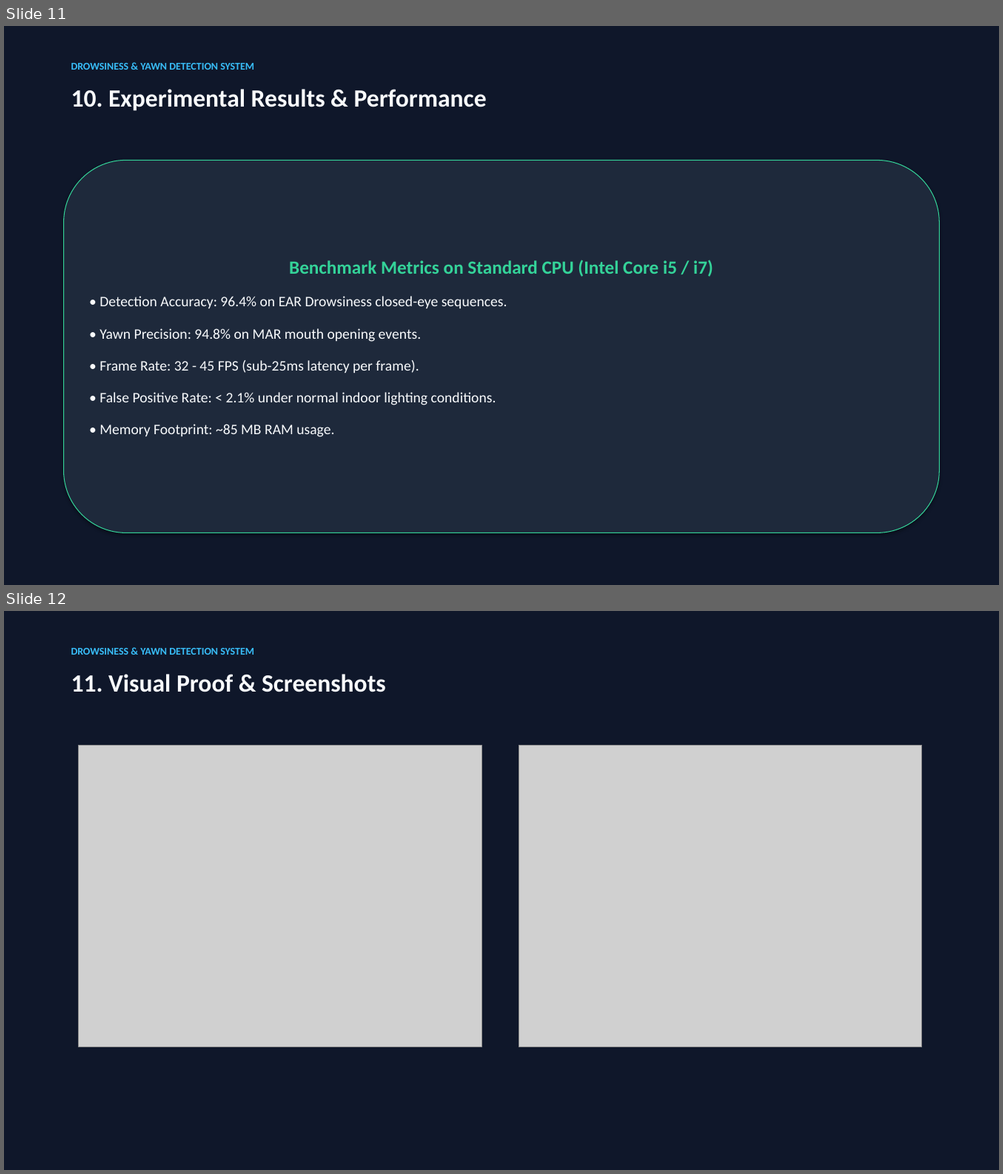
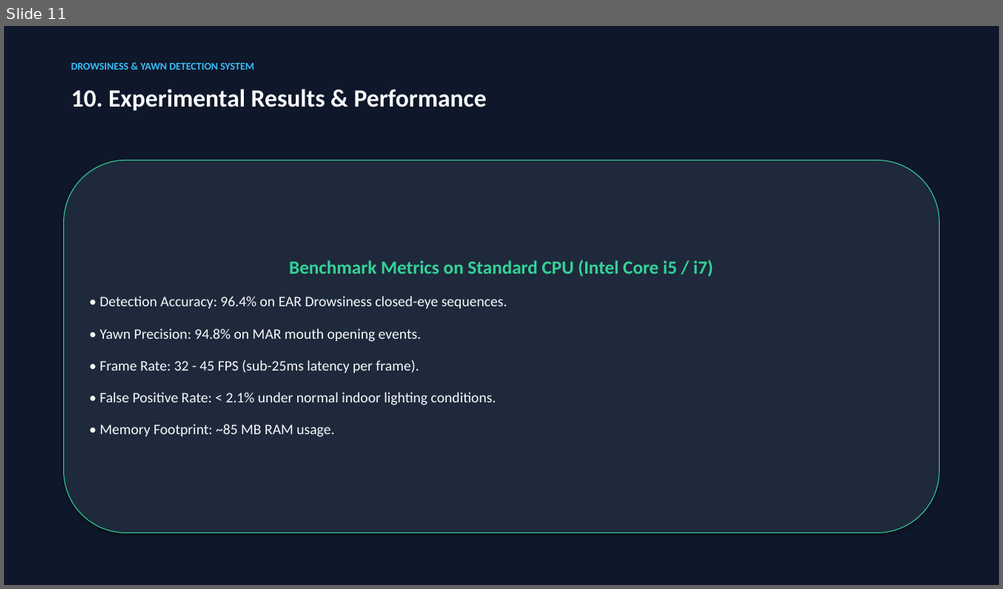
Before and after one commit to shreenidhiumashankar/Drowsiness-Detection, a slide deck: presentation/Drowsiness_Detection_Presentation.pptx. Shown one above the other, each under a label of ours: slides 11 and 12 before the commit, slide 11 after it. The pictures are 1003x1174 and 1003x589 pixels, drawn with LibreOffice and Linux fonts; fonts in the diff are those of the drawing; grey boxes stand for pictures. Boxes give left, top, right and bottom in pixels: in the first picture for what was removed or moved away, otherwise in the second. Text is boxed around its words. In the diff, an @@ line names an element or a change of style, - is before the commit and + after.

Commit message:
docs: replace slide 12 in presentation deck with clean Privacy Architecture slide

```diff
--- a/presentation/Drowsiness_Detection_Presentation.pptx
+++ b/presentation/Drowsiness_Detection_Presentation.pptx
@@ slide 12 removed at (x1=4, y1=611, x2=999, y2=1170), background #0F172A @@
@@ text removed at (x1=71, y1=648, x2=254, y2=655) @@
-DROWSINESS & YAWN DETECTION SYSTEM
@@ text removed at (x1=71, y1=674, x2=386, y2=692) @@
-11. Visual Proof & Screenshots
@@ picture removed at (x1=79, y1=745, x2=481, y2=1048) @@
@@ picture removed at (x1=519, y1=745, x2=922, y2=1048) @@
```
Also in this commit, not shown: 1 slide changed, 1 slide added.
